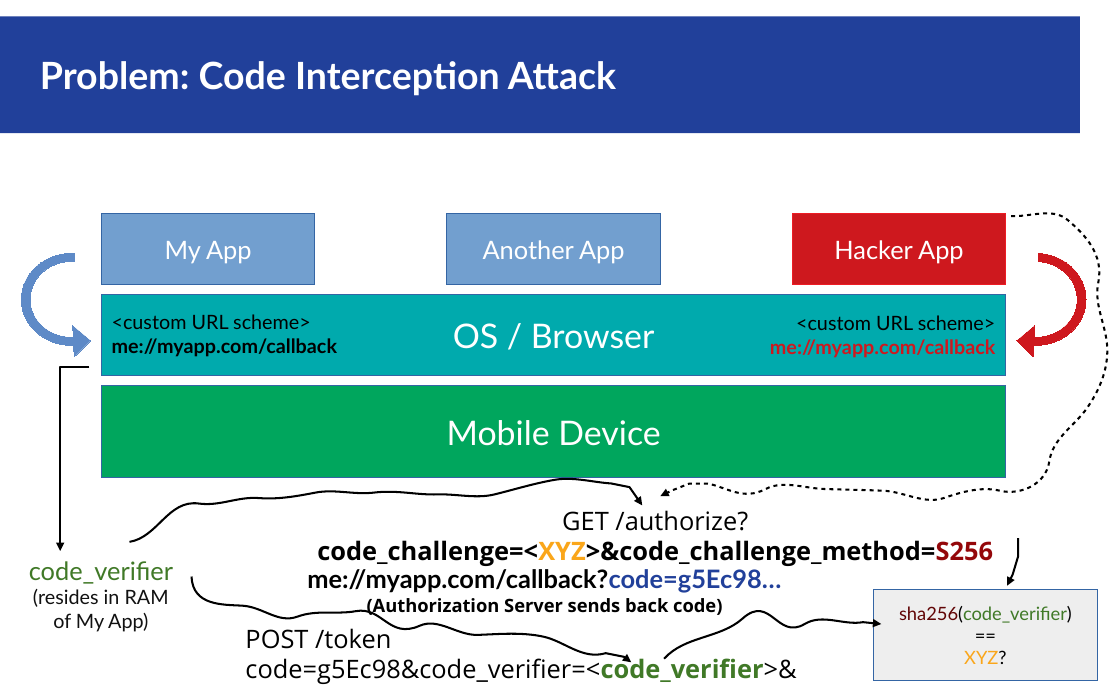
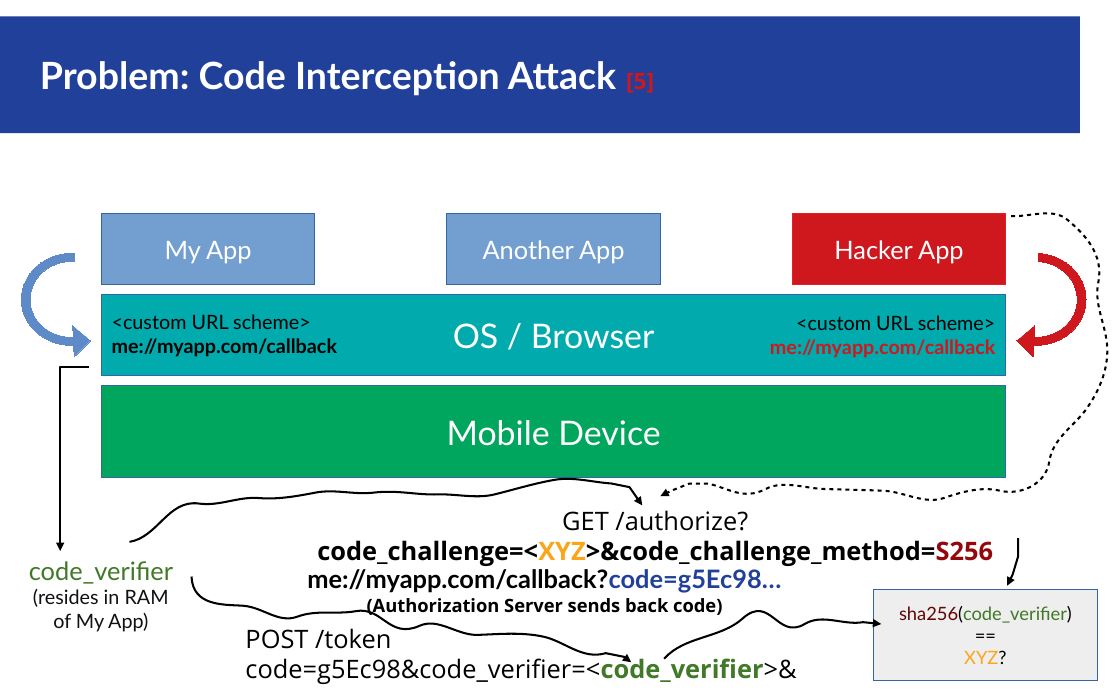
Before and after one commit to cafab/ch.bfh.project2, a slide deck: slide 15 of docs/Auth_Code_Flow_with_PKCE.odp. Drawn at 1120x700 pixels with LibreOffice and Linux fonts; fonts in the diff are those of the drawing. Boxes give left, top, right and bottom in pixels: in the first picture for what was removed or moved away, otherwise in the second. Text is boxed around its words. In the diff, an @@ line names an element or a change of style, - is before the commit and + after.

```diff
--- a/docs/Auth_Code_Flow_with_PKCE.odp
+++ b/docs/Auth_Code_Flow_with_PKCE.odp
@@ title at (40, 61, 654, 96): text changed @@
-Problem: Code Interception Attack
+Problem: Code Interception Attack [5]
```
Also in this commit, not shown: 10 other slides changed, 1 slide added.
